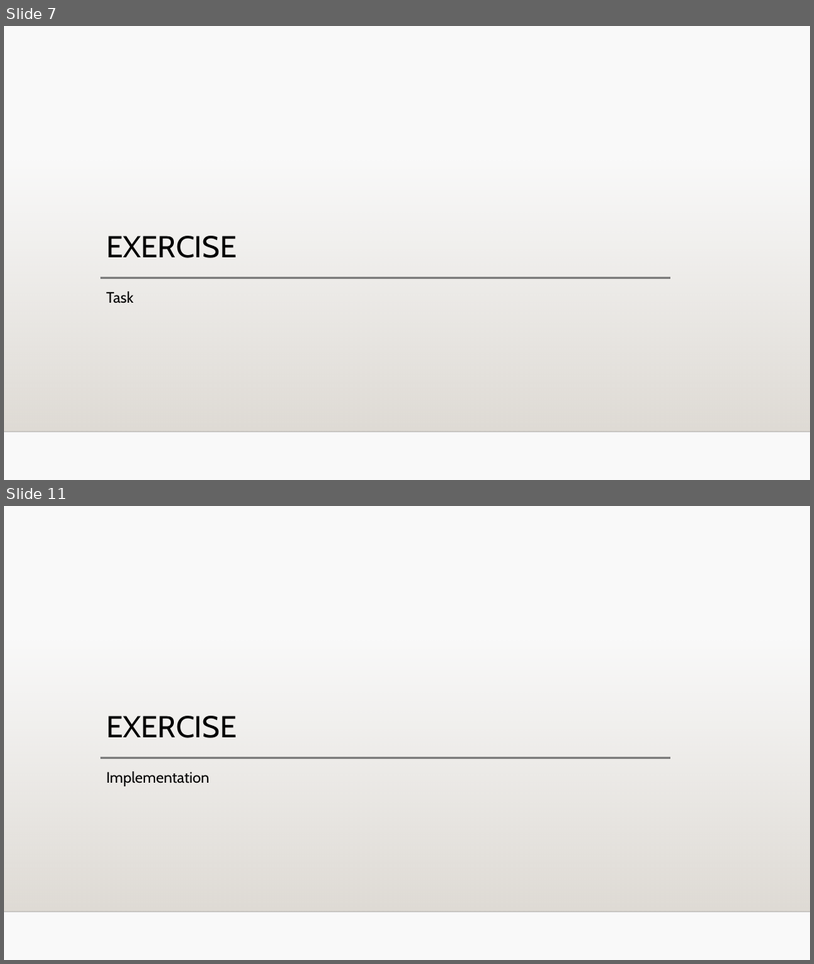
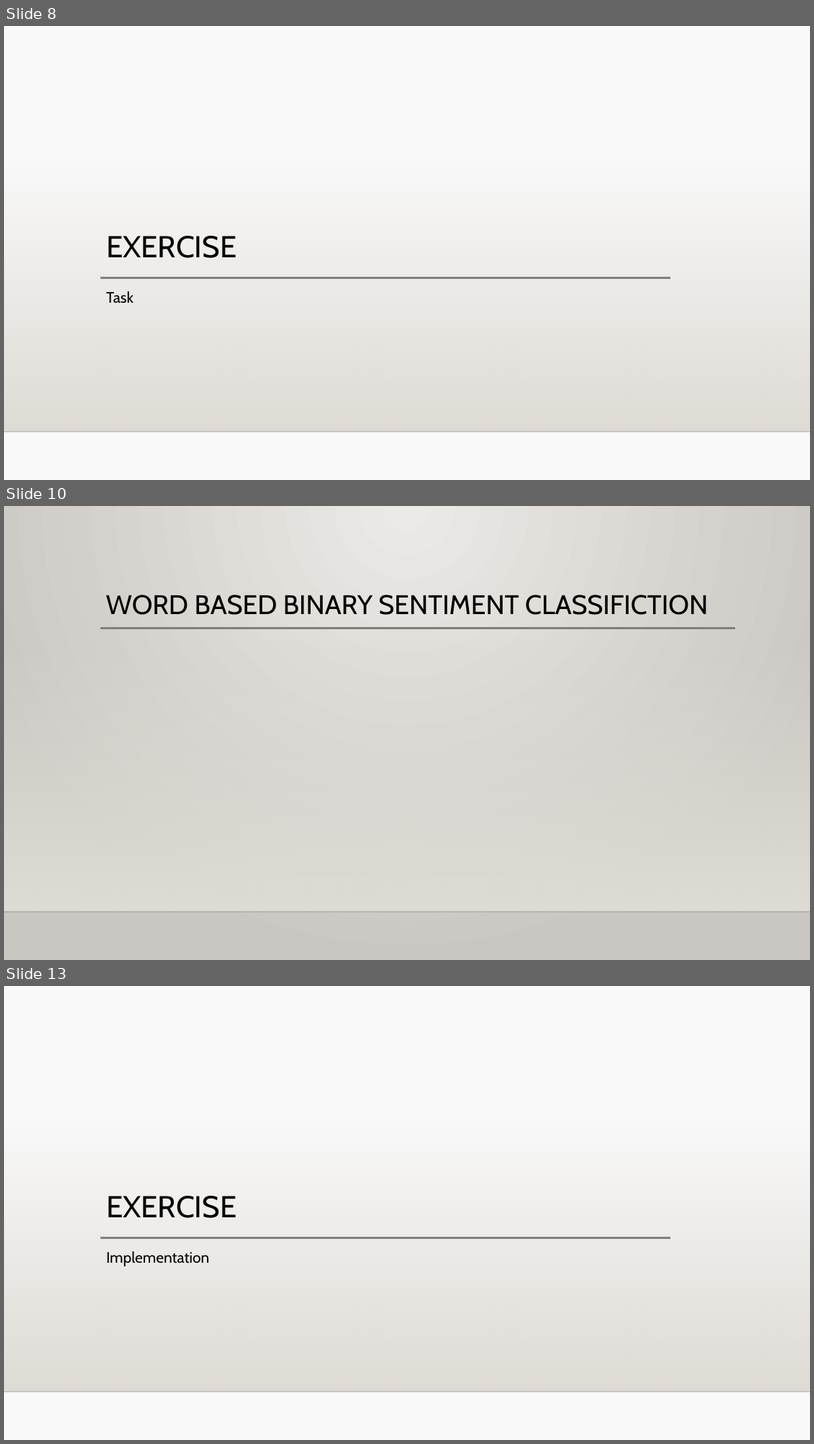
Before and after one commit to RobinRojowiec/workshop-simple-sentiment, a slide deck: presentation/simple_sentiment_analysis_workshop.pptx. Shown one above the other, each under a label of ours: slides 7 and 11 before the commit, slides 8, 10 and 13 after it; the slides between them are not shown. The pictures are 814x964 and 814x1444 pixels, drawn with LibreOffice and Linux fonts; fonts in the diff are those of the drawing; grey boxes stand for pictures; background and template pictures are left out. Boxes give left, top, right and bottom in pixels: in the first picture for what was removed or moved away, otherwise in the second. Text is boxed around its words. In the diff, an @@ line names an element or a change of style, - is before the commit and + after.

```diff
--- a/presentation/simple_sentiment_analysis_workshop.pptx
+++ b/presentation/simple_sentiment_analysis_workshop.pptx
@@ slide 10 added at bbox=[4, 506, 810, 960], background gradient #ECEAE7 to #CAC7C1; not listed: 2 template elements that a slide beside it also shows @@
@@ title added at bbox=[106, 595, 708, 615], 32 pt, text #000000 @@
+WORD BASED BINARY SENTIMENT CLASSIFICTION
@@ line added from (100, 628) to (736, 628), #7F7F7F 2.5 pt @@
@@ what was slide 7 is now slide 8 @@
@@ what was slide 11 is now slide 13 @@
```
Also in this commit, not shown: 7 slides changed, 3 other slides added, 1 slide removed, 1 other file.
